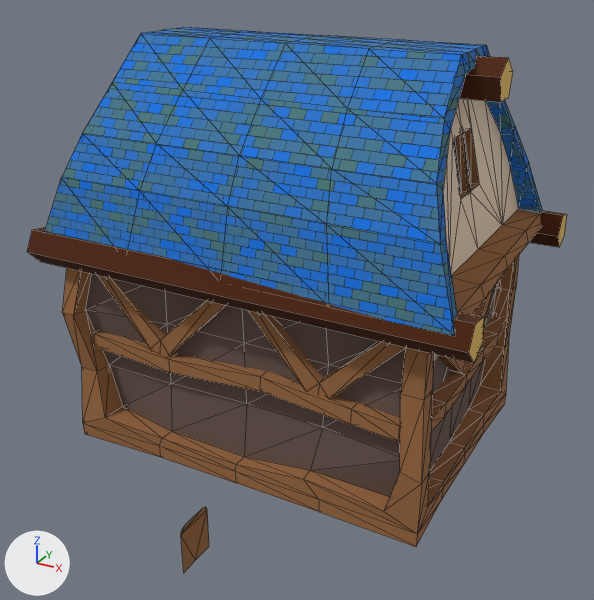
The Blender file data/dcore/main/mesh/building/house/outside/Inn01/Inn01.blend: old version first, new version second.
Both versions are drawn from a 50 mm lens placed at (20.2, -41.9, 28.2), pointed at (-3.7, 1.5, 6.4). The axes (+X, +Y, +Z) are drawn at lower left. The lights are the same throughout. Mesh edges are drawn as thin lines.
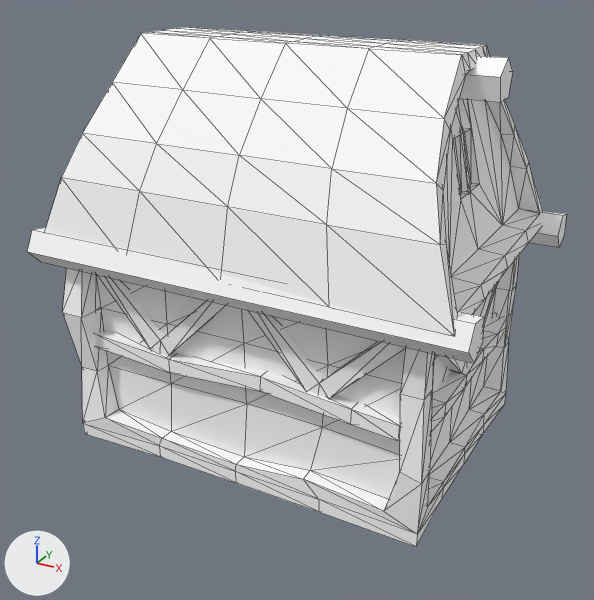
Boxes [x1, y1, x2, y2] around the edits, measured in the pictures (594 x 600 px):
'Cube.003', recoloured, reshaped: [45, 27, 543, 547] in both
'Cylinder.002', recoloured (brown to white): [27, 227, 484, 363] in both
'Cube.002', recoloured (brown to grey): [90, 313, 506, 441] in both
'Cube.006', recoloured (brown to grey): [248, 310, 406, 399] in both
'Cube.005', recoloured (brown to grey): [97, 275, 226, 357] in both
'Cylinder', recoloured (brown to white): [459, 56, 513, 102] in both
'Cube.001', deleted (brown): before [181, 507, 209, 573]
'Cylinder.001', recoloured (brown to grey): [530, 211, 567, 247] in both
'Cube', recoloured (brown to grey): [435, 285, 496, 373] in both
part 1 of me_cube_003, built on: [62, 262, 514, 511] in both
part 2 of me_cube_003, recoloured (brown to grey): [443, 98, 519, 275] in both
part 3 of me_cube_003, recoloured (brown to white): [107, 289, 493, 483] in both
part 4 of me_cube_003, recoloured: [453, 133, 471, 193] in both
part 5 of me_cube_003, recoloured (blue to white): [45, 27, 543, 336] in both
part 6 of me_cylinder, recoloured (brown to white): [459, 56, 508, 102] in both
part 7 of me_cylinder, recoloured (brown to grey): [501, 58, 513, 102] in both
part 8 of me_cylinder_001, recoloured (brown to grey): [530, 211, 565, 247] in both
part 9 of me_cylinder_001, recoloured: [558, 214, 567, 247] in both
part 10 of me_cylinder_002, recoloured (brown to white): [27, 227, 483, 363] in both
part 11 of me_cylinder_002, recoloured (brown to grey): [469, 317, 484, 363] in both

What the commit changed:
Material 'Material' (mat_material) changes colour from brown #9c6a41 to white #ffffff; in linear values from (0.334, 0.145, 0.0529) to (1.0, 1.0, 1.0).
me_cube_003 is used by ob_cube_003; location (0.75, -0.39, 1.72); scale (2.0, 2.0, 2.0).
me_cube_003 had 423 vertices, 416 faces and spanned x -7.72..4.87, y -4.67..4.52, z -1.51..10.71.
me_cube_003 no longer uses material mat_material_007 (dark grey #5d5d5d).
me_cube_003 now has 447 vertices, 430 faces and spans x -7.72..4.87, y -4.67..4.52, z -1.51..10.71.
Part 1, on me_cube_003:
6 vertices are removed from x -6.13..3.04, y -3.17..2.98, z 4.04..4.18.
14 faces are deleted.
13 vertices in x -4.11..3.5, y -3.64, z -0.75..4.5 move by (0.0, -0.01, 0.0).
12 vertices in x -6.5..3.58, y -3.62..1.72, z -0.77..4.5 move by (-0.01, 0.0, 0.0).
4 vertices in x -6.49..3.59, y -1.87..3.67, z -0.66..4.51 move by (-0.02, 0.0, 0.0).
3 vertices in x -6.52..3.56, y -1.96..3.48, z -0.58..2.62 move by (0.01, 0.0, 0.0).
43 vertices move from x -6.81..3.76, y -4.49..4.21, z -0.77..4.5 to x -6.71..3.59, y -4.49..4.21, z -0.77..4.5.
30 vertices are added at x -6.07..2.98, y -2.98..2.83, z 6.82..9.38.
28 new faces join them, mat_material (white #ffffff).
me_cube_003 part 2: 16 faces spanning x -6.92..3.93, y -4.2..4.04, z 5.56..10.16 switch from mat_material_001 (beige #e7d1b8) to mat_material (white #ffffff).
me_cube_003 part 3: 57 faces spanning x -6.71..3.59, y -3.86..3.67, z -0.78..4.51 switch from mat_material_002 (brown #6b5750) to mat_material (white #ffffff).
me_cube_003 part 4: 4 faces spanning x -6.28..3.37, y -0.98..0.96, z 7.08..8.63 switch from mat_material_006 (dark blue #212e46) to mat_material (white #ffffff).
me_cube_003 part 5: 88 faces spanning x -7.7..4.87, y -4.67..4.52, z 5.14..10.71 switch from mat_material_008 to mat_material (white #ffffff).
me_cylinder has 10 vertices, 7 faces and spans x -0.07..1.0, y -0.61..0.41, z -6.58..3.99.
me_cylinder is used by ob_cylinder; location (0.73, -0.39, 22.68); rotation (1.571, 1.257, 1.571), in degrees (90, 72, 90); scale (2.0, 2.0, 2.12).
me_cylinder part 6: all 5 faces that had it switch from mat_material_004 (brown #4e2100) to mat_material (white #ffffff).
me_cylinder part 7: all 2 faces that had it switch from mat_material_005 (orange #e7bf68) to mat_material (white #ffffff).
me_cylinder_001 has 10 vertices, 7 faces and spans x -0.07..1.0, y -0.61..0.41, z -6.58..3.99.
me_cylinder_001 is used by ob_cylinder_001; location (1.23, 8.99, 12.41); rotation (1.571, 2.107, 1.571), in degrees (90, 121, 90); scale (2.0, 2.0, 2.51).
me_cylinder_001 part 8: all 5 faces that had it switch from mat_material_004 (brown #4e2100) to mat_material (white #ffffff).
me_cylinder_001 part 9: all 2 faces that had it switch from mat_material_005 (orange #e7bf68) to mat_material (white #ffffff).
me_cylinder_002 has 10 vertices, 7 faces and spans x -0.07..1.0, y -0.61..0.41, z -6.58..3.99.
me_cylinder_002 is used by ob_cylinder_002; location (1.23, -9.01, 10.66); rotation (1.571, 4.557, 1.571), in degrees (90, 261, 90); scale (2.0, 2.0, 2.51).
me_cylinder_002 part 10: all 5 faces that had it switch from mat_material_004 (brown #4e2100) to mat_material (white #ffffff).
me_cylinder_002 part 11: all 2 faces that had it switch from mat_material_005 (orange #e7bf68) to mat_material (white #ffffff).
Object 'Cube.001' (ob_cube_001) is deleted.
